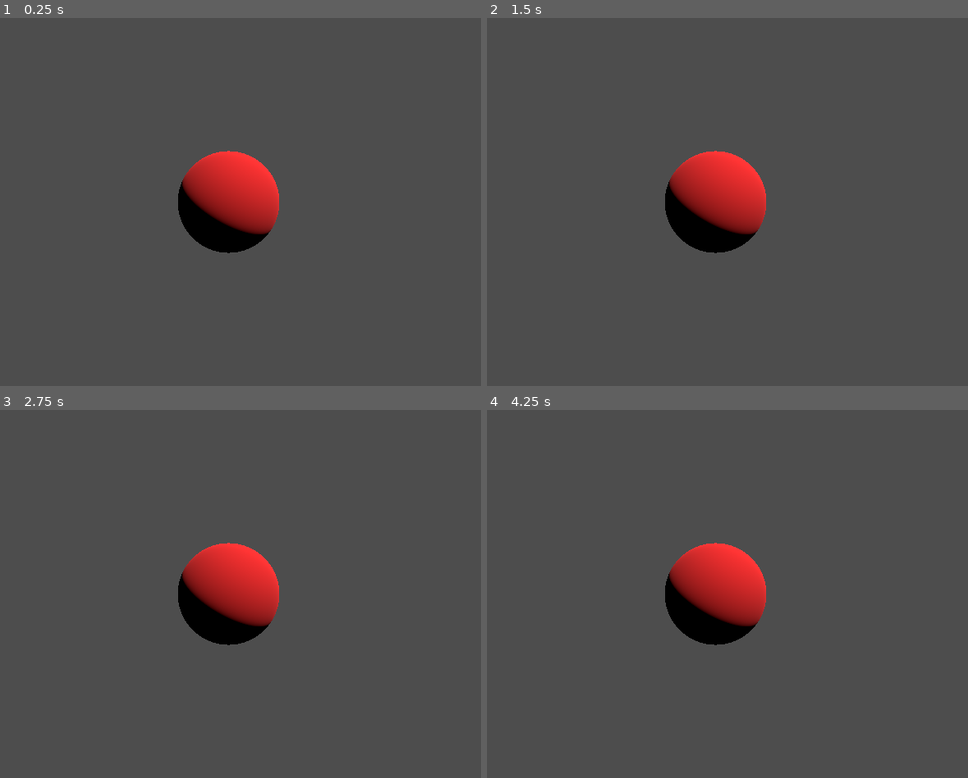
Above: before the commit, frames 1-4 (two rows, left to right).
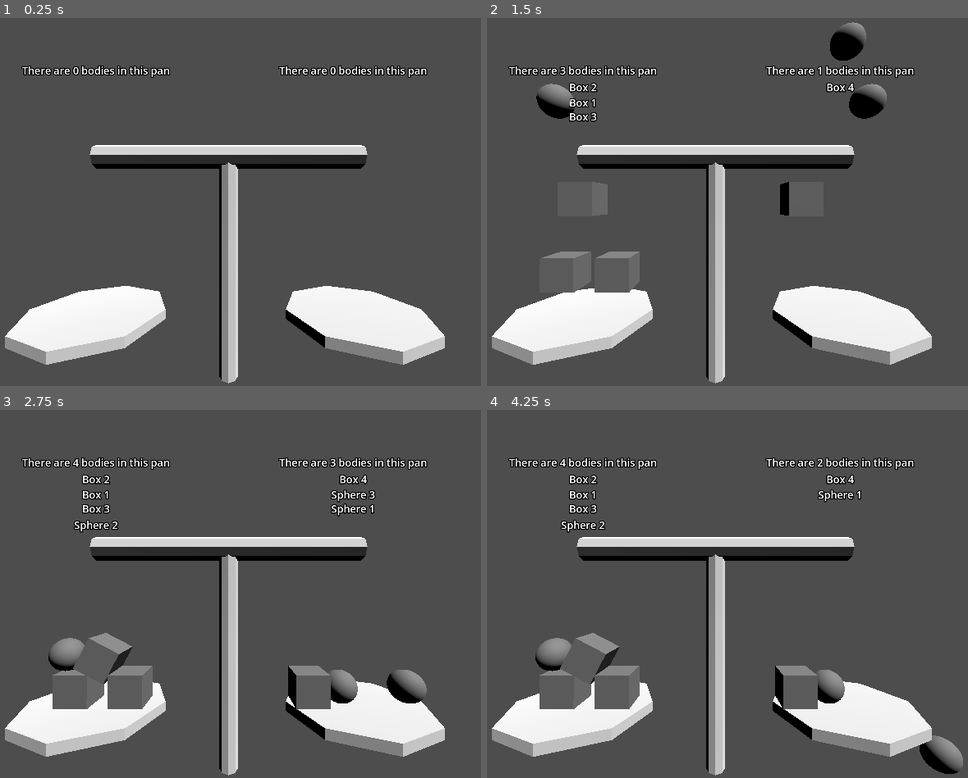
Above: after the commit, the same moments.

Repository: camd67/scale-game
Game: Godot game, scene res://scene/main/main.tscn
The game is run twice, just before and just after one commit, with the same random seed, the same clock (stepped at 60 frames per second) and the same inputs.
Inputs:
- Up to frame 1 (0.25 s): no input
- Up to frame 2 (1.5 s): tap Enter at 0.5 s
- Up to frame 3 (2.75 s): no input
- Up to frame 4 (4.25 s): no input

The runs differ from the first frame. In frame 1, 20% of the frame differs, in the area x 1-93%, y 12-100%; in frame 2, 23%, in the area x 1-93%, y 1-100%; in frame 3, 21%; in frame 4, 21%.

Commit message:
Add scale and basic counting

Diff:
--- a/project.godot
+++ b/project.godot
@@ -15,6 +15,15 @@
 config/features=PackedStringArray("4.3", "GL Compatibility")
 config/icon="res://icon.svg"
 
+[debug]
+
+gdscript/warnings/unused_variable=0
+gdscript/warnings/unused_local_constant=0
+gdscript/warnings/unused_private_class_variable=0
+gdscript/warnings/unused_parameter=0
+gdscript/warnings/unused_signal=0
+gdscript/warnings/untyped_declaration=2
+
 [file_customization]
 
 folder_colors={
@@ -24,6 +33,11 @@
 "res://website/": "pink"
 }
 
+[layer_names]
+
+3d_physics/layer_1="WorldDefault"
+3d_physics/layer_2="PanCountable"
+
 [rendering]
 
 renderer/rendering_method="gl_compatibility"
--- a/scene/main/main.tscn
+++ b/scene/main/main.tscn
@@ -1,18 +1,123 @@
-[gd_scene load_steps=3 format=3 uid="uid://co1nhvml5ve6y"]
+[gd_scene load_steps=7 format=3 uid="uid://co1nhvml5ve6y"]
 
-[sub_resource type="StandardMaterial3D" id="StandardMaterial3D_0jdtc"]
-albedo_color = Color(0.992188, 0.158905, 0.158905, 1)
+[ext_resource type="PackedScene" uid="uid://ce6b0dfduypqr" path="res://scene/scale/scale.tscn" id="1_ceiqc"]
 
-[sub_resource type="SphereMesh" id="SphereMesh_ha7ox"]
-material = SubResource("StandardMaterial3D_0jdtc")
+[sub_resource type="PhysicsMaterial" id="PhysicsMaterial_hru73"]
+friction = 0.8
+
+[sub_resource type="BoxMesh" id="BoxMesh_eat20"]
+
+[sub_resource type="BoxShape3D" id="BoxShape3D_hqjwl"]
+
+[sub_resource type="SphereMesh" id="SphereMesh_1ed4l"]
+
+[sub_resource type="SphereShape3D" id="SphereShape3D_ua2m6"]
 
 [node name="Main" type="Node3D"]
 
-[node name="MeshInstance3D" type="MeshInstance3D" parent="."]
-mesh = SubResource("SphereMesh_ha7ox")
-
 [node name="Camera3D" type="Camera3D" parent="."]
-transform = Transform3D(1, 0, 0, 0, 1, 0, 0, 0, 1, 0, 0, 2.41032)
+transform = Transform3D(1, 0, 0, 0, 1, 0, 0, 0, 1, 0, 5.49245, 7.5065)
 
 [node name="DirectionalLight3D" type="DirectionalLight3D" parent="."]
 transform = Transform3D(0.600783, -0.648815, 0.467011, 0, 0.584193, 0.811615, -0.799412, -0.487604, 0.350973, 0, 3.29801, 4.01714)
+
+[node name="Scale" parent="." instance=ExtResource("1_ceiqc")]
+transform = Transform3D(1, 0, 0, 0, 1, 0, 0, 0, 1, 0, 0, -0.0283279)
+
+[node name="Box 1" type="RigidBody3D" parent="."]
+transform = Transform3D(1, 0, 0, 0, 1, 0, 0, 0, 1, -4.64318, 13.7293, 0)
+collision_layer = 3
+axis_lock_linear_z = true
+axis_lock_angular_x = true
+axis_lock_angular_y = true
+physics_material_override = SubResource("PhysicsMaterial_hru73")
+
+[node name="MeshInstance3D" type="MeshInstance3D" parent="Box 1"]
+mesh = SubResource("BoxMesh_eat20")
+
+[node name="CollisionShape3D" type="CollisionShape3D" parent="Box 1"]
+shape = SubResource("BoxShape3D_hqjwl")
+
+[node name="Box 2" type="RigidBody3D" parent="."]
+transform = Transform3D(1, 0, 0, 0, 1, 0, 0, 0, 1, -3.02986, 13.7293, 0)
+collision_layer = 3
+axis_lock_linear_z = true
+axis_lock_angular_x = true
+axis_lock_angular_y = true
+physics_material_override = SubResource("PhysicsMaterial_hru73")
+
+[node name="MeshInstance3D" type="MeshInstance3D" parent="Box 2"]
+mesh = SubResource("BoxMesh_eat20")
+
+[node name="CollisionShape3D" type="CollisionShape3D" parent="Box 2"]
+shape = SubResource("BoxShape3D_hqjwl")
+
+[node name="Box 3" type="RigidBody3D" parent="."]
+transform = Transform3D(1, 0, 0, 0, 1, 0, 0, 0, 1, -4.10579, 15.9709, 0)
+collision_layer = 3
+axis_lock_linear_z = true
+axis_lock_angular_x = true
+axis_lock_angular_y = true
+physics_material_override = SubResource("PhysicsMaterial_hru73")
+
+[node name="MeshInstance3D" type="MeshInstance3D" parent="Box 3"]
+mesh = SubResource("BoxMesh_eat20")
+
+[node name="CollisionShape3D" type="CollisionShape3D" parent="Box 3"]
+shape = SubResource("BoxShape3D_hqjwl")
+
+[node name="Box 4" type="RigidBody3D" parent="."]
+transform = Transform3D(1, 0, 0, 0, 1, 0, 0, 0, 1, 2.64865, 15.9709, 0)
+collision_layer = 3
+axis_lock_linear_z = true
+axis_lock_angular_x = true
+axis_lock_angular_y = true
+physics_material_override = SubResource("PhysicsMaterial_hru73")
+
+[node name="MeshInstance3D" type="MeshInstance3D" parent="Box 4"]
+mesh = SubResource("BoxMesh_eat20")
+
+[node name="CollisionShape3D" type="CollisionShape3D" parent="Box 4"]
+shape = SubResource("BoxShape3D_hqjwl")
+
+[node name="Sphere 1" type="RigidBody3D" parent="."]
+transform = Transform3D(1, 0, 0, 0, 1, 0, 0, 0, 1, 4.1206, 20.876, 0)
+collision_layer = 3
+axis_lock_linear_z = true
+axis_lock_angular_x = true
+axis_lock_angular_y = true
+physics_material_override = SubResource("PhysicsMaterial_hru73")
+
+[node name="MeshInstance3D" type="MeshInstance3D" parent="Sphere 1"]
+mesh = SubResource("SphereMesh_1ed4l")
+
+[node name="CollisionShape3D" type="CollisionShape3D" parent="Sphere 1"]
+shape = SubResource("SphereShape3D_ua2m6")
+
+[node name="Sphere 2" type="RigidBody3D" parent="."]
+transform = Transform3D(1, 0, 0, 0, 1, 0, 0, 0, 1, -4.97251, 19.0193, 0)
+collision_layer = 3
+axis_lock_linear_z = true
+axis_lock_angular_x = true
+axis_lock_angular_y = true
+physics_material_override = SubResource("PhysicsMaterial_hru73")
+
+[node name="MeshInstance3D" type="MeshInstance3D" parent="Sphere 2"]
+mesh = SubResource("SphereMesh_1ed4l")
+
+[node name="CollisionShape3D" type="CollisionShape3D" parent="Sphere 2"]
+shape = SubResource("SphereShape3D_ua2m6")
+
+[node name="Sphere 3" type="RigidBody3D" parent="."]
+transform = Transform3D(1, 0, 0, 0, 1, 0, 0, 0, 1, 4.74073, 19.0193, 0)
+collision_layer = 3
+axis_lock_linear_z = true
+axis_lock_angular_x = true
+axis_lock_angular_y = true
+physics_material_override = SubResource("PhysicsMaterial_hru73")
+
+[node name="MeshInstance3D" type="MeshInstance3D" parent="Sphere 3"]
+mesh = SubResource("SphereMesh_1ed4l")
+
+[node name="CollisionShape3D" type="CollisionShape3D" parent="Sphere 3"]
+shape = SubResource("SphereShape3D_ua2m6")
--- /dev/null
+++ b/scene/scale/scale.gd
@@ -0,0 +1,21 @@
+extends Node3D
+
+@onready var left_pan: Area3D = $LeftPan
+@onready var left_pan_label: Label3D = $LeftPanLabel
+
+@onready var right_pan: Area3D = $RightPan
+@onready var right_pan_label: Label3D = $RightPanLabel
+
+
+func _physics_process(delta: float) -> void:
+	apply_pan_labels(left_pan.get_overlapping_bodies(), left_pan_label)
+	apply_pan_labels(right_pan.get_overlapping_bodies(), right_pan_label)
+
+
+func apply_pan_labels(bodies: Array[Node3D], parent_label: Label3D) -> void:
+	parent_label.text = "There are %s bodies in this pan" % bodies.size()
+	var children := parent_label.get_children()
+	for body_idx: int in min(bodies.size(), 4):
+		parent_label.get_child(body_idx).text = bodies[body_idx].name
+	for child_idx: int in 4 - bodies.size():
+		parent_label.get_child(3 - child_idx).text = ""
--- /dev/null
+++ b/scene/scale/scale.tscn
@@ -0,0 +1,90 @@
+[gd_scene load_steps=5 format=3 uid="uid://ce6b0dfduypqr"]
+
+[ext_resource type="PackedScene" uid="uid://ckxuxq4xqftxj" path="res://scene/scale/scale.glb" id="1_urs40"]
+[ext_resource type="Script" path="res://scene/scale/scale.gd" id="1_x2ftb"]
+
+[sub_resource type="CylinderShape3D" id="CylinderShape3D_ovm1g"]
+height = 6.2609
+radius = 2.09526
+
+[sub_resource type="CylinderShape3D" id="CylinderShape3D_wpsow"]
+height = 6.2609
+radius = 2.09526
+
+[node name="Scale" type="Node3D"]
+script = ExtResource("1_x2ftb")
+
+[node name="Visuals" type="Node3D" parent="."]
+
+[node name="ScaleMeshImport" parent="Visuals" instance=ExtResource("1_urs40")]
+transform = Transform3D(-4.37114e-08, 0, 1, 0, 1, 0, -1, 0, -4.37114e-08, 0, 0, 0)
+
+[node name="LeftPan" type="Area3D" parent="."]
+transform = Transform3D(1, 0, 0, 0, 1, 0, 0, 0, 1, -4.09327, 1.91753, 0.138553)
+collision_layer = 0
+collision_mask = 2
+monitorable = false
+
+[node name="CollisionShape3D" type="CollisionShape3D" parent="LeftPan"]
+transform = Transform3D(1, 0, 0, 0, 1, 0, 0, 0, 1, 0, 3.06605, 0)
+shape = SubResource("CylinderShape3D_ovm1g")
+
+[node name="RightPan" type="Area3D" parent="."]
+transform = Transform3D(1, 0, 0, 0, 1, 0, 0, 0, 1, 0, 1.91753, -4.12902)
+collision_layer = 0
+collision_mask = 2
+monitorable = false
+
+[node name="CollisionShape3D" type="CollisionShape3D" parent="RightPan"]
+transform = Transform3D(1, 0, 0, 0, 1, 0, 0, 0, 1, 3.91192, 3.06605, 4.14508)
+shape = SubResource("CylinderShape3D_wpsow")
+
+[node name="LeftPanLabel" type="Label3D" parent="."]
+transform = Transform3D(1, 0, 0, 0, 1, 0, 0, 0, 1, -4.09327, 9.55789, 0.123511)
+pixel_size = 0.01
+text = "Bodies in Left Pan"
+
+[node name="LeftPanLabel2" type="Label3D" parent="LeftPanLabel"]
+transform = Transform3D(1, 0, 0, 0, 1, 0, 0, 0, 1, 0, -0.517874, 0)
+pixel_size = 0.01
+text = "???"
+
+[node name="LeftPanLabel3" type="Label3D" parent="LeftPanLabel"]
+transform = Transform3D(1, 0, 0, 0, 1, 0, 0, 0, 1, 0, -0.993758, 0)
+pixel_size = 0.01
+text = "???"
+
+[node name="LeftPanLabel4" type="Label3D" parent="LeftPanLabel"]
+transform = Transform3D(1, 0, 0, 0, 1, 0, 0, 0, 1, 0, -1.42765, 0)
+pixel_size = 0.01
+text = "???"
+
+[node name="LeftPanLabel5" type="Label3D" parent="LeftPanLabel"]
+transform = Transform3D(1, 0, 0, 0, 1, 0, 0, 0, 1, 0, -1.93153, 0)
+pixel_size = 0.01
+text = "???"
+
+[node name="RightPanLabel" type="Label3D" parent="."]
+transform = Transform3D(1, 0, 0, 0, 1, 0, 0, 0, 1, 3.84281, 9.55789, 0.123511)
+pixel_size = 0.01
+text = "Bodies in Right Pan"
+
+[node name="LeftPanLabel2" type="Label3D" parent="RightPanLabel"]
+transform = Transform3D(1, 0, 0, 0, 1, 0, 0, 0, 1, 0, -0.517874, 0)
+pixel_size = 0.01
+text = "???"
+
+[node name="LeftPanLabel3" type="Label3D" parent="RightPanLabel"]
+transform = Transform3D(1, 0, 0, 0, 1, 0, 0, 0, 1, 0, -0.993758, 0)
+pixel_size = 0.01
+text = "???"
+
+[node name="LeftPanLabel4" type="Label3D" parent="RightPanLabel"]
+transform = Transform3D(1, 0, 0, 0, 1, 0, 0, 0, 1, 0, -1.42765, 0)
+pixel_size = 0.01
+text = "???"
+
+[node name="LeftPanLabel5" type="Label3D" parent="RightPanLabel"]
+transform = Transform3D(1, 0, 0, 0, 1, 0, 0, 0, 1, 0, -1.93153, 0)
+pixel_size = 0.01
+text = "???"
Binary file added: scene/scale/scale.glb
Not shown, added: scene/scale/scale.glb.import
Not shown, changed: buildAndPush.sh
